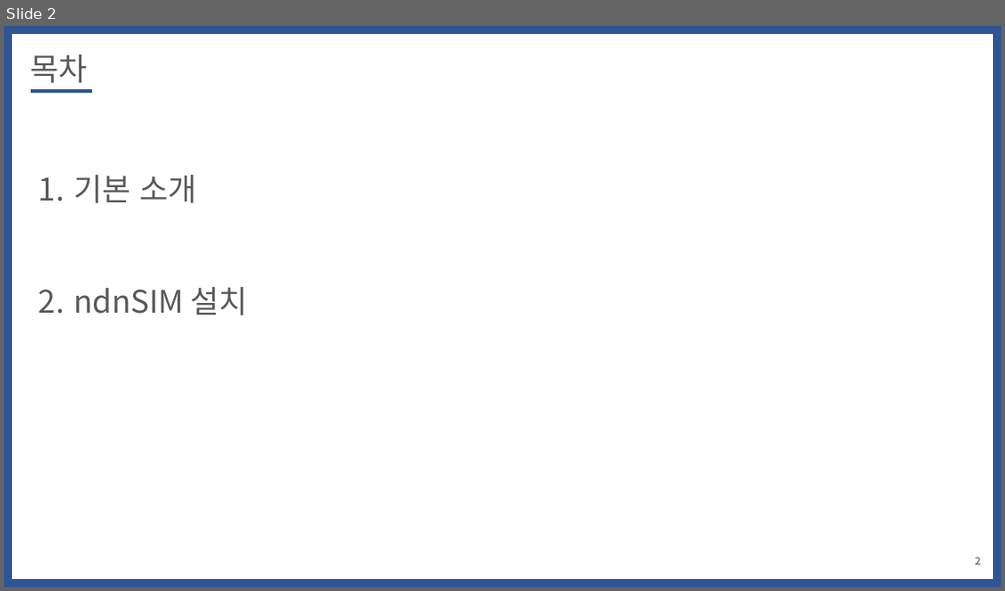
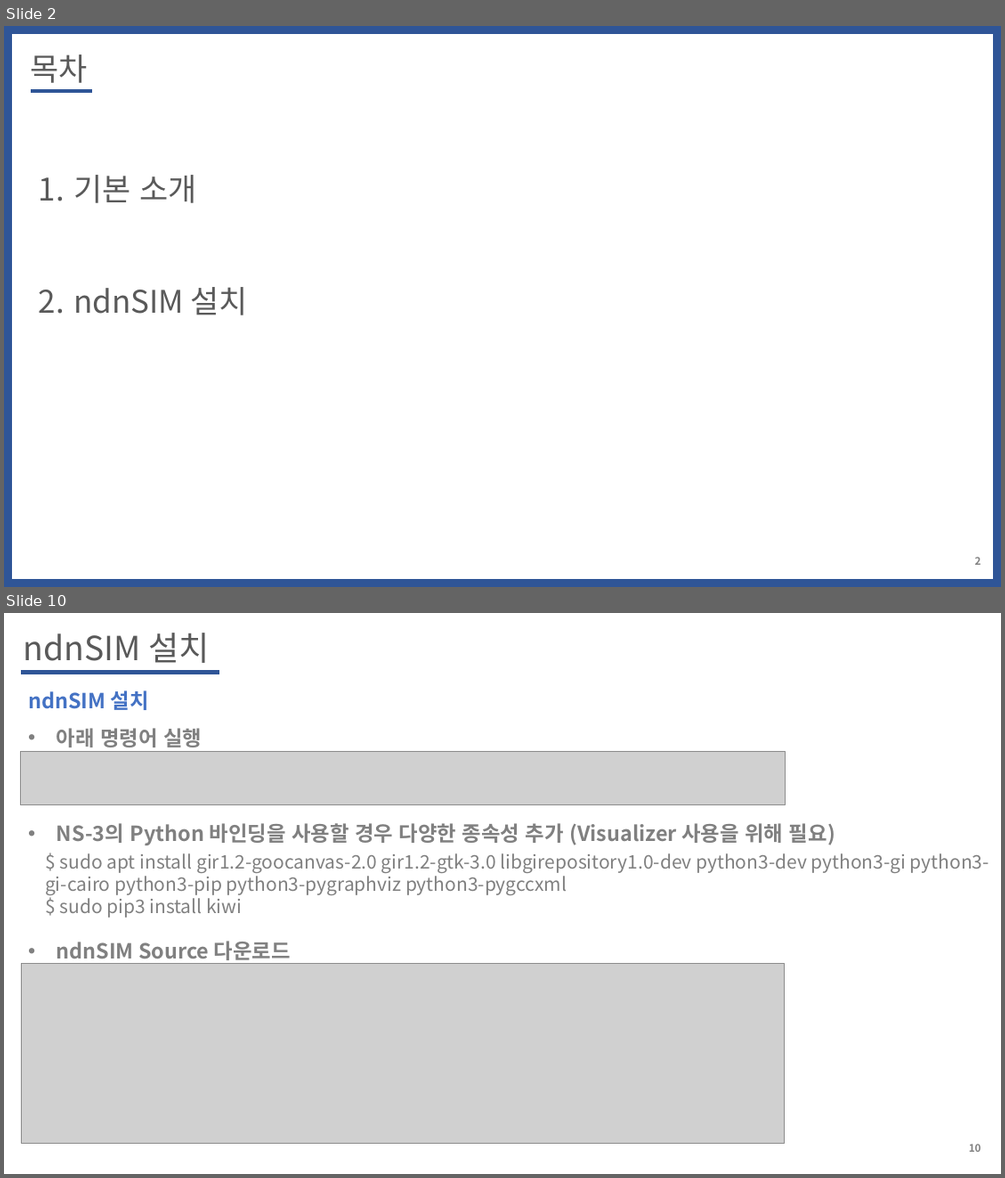
Before and after one commit to WoogiBoogi1129/ICN-NDN, a slide deck: Named-Data-Net/PPT/NDN_Tutorial_ndnSIM_Install.pptx. Shown one above the other, each under a label of ours: slide 2 before the commit, slides 2 and 10 after it; the slides between them are not shown. The pictures are 1005x591 and 1005x1178 pixels, drawn with LibreOffice and Linux fonts; fonts in the diff are those of the drawing; grey boxes stand for pictures. Boxes give left, top, right and bottom in pixels: in the first picture for what was removed or moved away, otherwise in the second. Text is boxed around its words. In the diff, an @@ line names an element or a change of style, - is before the commit and + after.

Commit message:
ndnSIM_Install fix

```diff
--- a/Named-Data-Net/PPT/NDN_Tutorial_ndnSIM_Install.pptx
+++ b/Named-Data-Net/PPT/NDN_Tutorial_ndnSIM_Install.pptx
@@ slide 10 added at box(4, 613, 1001, 1174), background #FFFFFF @@
@@ text added at box(23, 633, 210, 663), 32 pt, text #595959 @@
+ndnSIM 설치
@@ line added from (21, 672) to (219, 672), #2F5597 4.5 pt @@
@@ text added at box(28, 690, 202, 747), 20 pt, text #4472C4, bold @@
+ndnSIM 설치
+• 아래 명령어 실행
@@ picture added at box(21, 751, 785, 804) @@
@@ text added at box(57, 823, 835, 845), 20 pt, text #808080, bold @@
+• NS-3의 Python 바인딩을 사용할 경우 다양한 종속성 추가 (Visualizer 사용을 위해 필요)
@@ text added at box(45, 853, 989, 917), 18 pt, text #808080 @@
+$ sudo apt install gir1.2-goocanvas-2.0 gir1.2-gtk-3.0 libgirepository1.0-dev python3-dev python3-gi python3-gi-cairo python3-pip python3-pygraphviz python3-pygccxml
+$ sudo pip3 install kiwi
@@ text added at box(57, 941, 291, 964), 20 pt, text #808080, bold @@
+• ndnSIM Source 다운로드
@@ picture added at box(21, 964, 785, 1143) @@
@@ page number added at box(969, 1143, 981, 1151), 10 pt, text #808080, bold @@
+10
```
Also in this commit, not shown: 2 slides changed, 7 other slides added, 10 slides removed, 1 other file.
